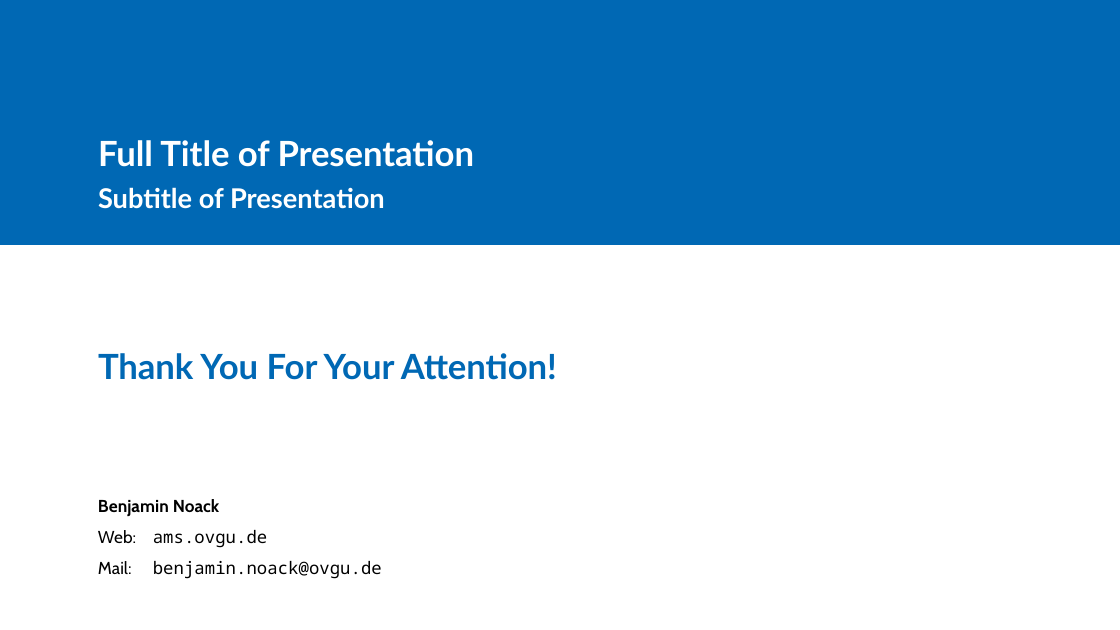
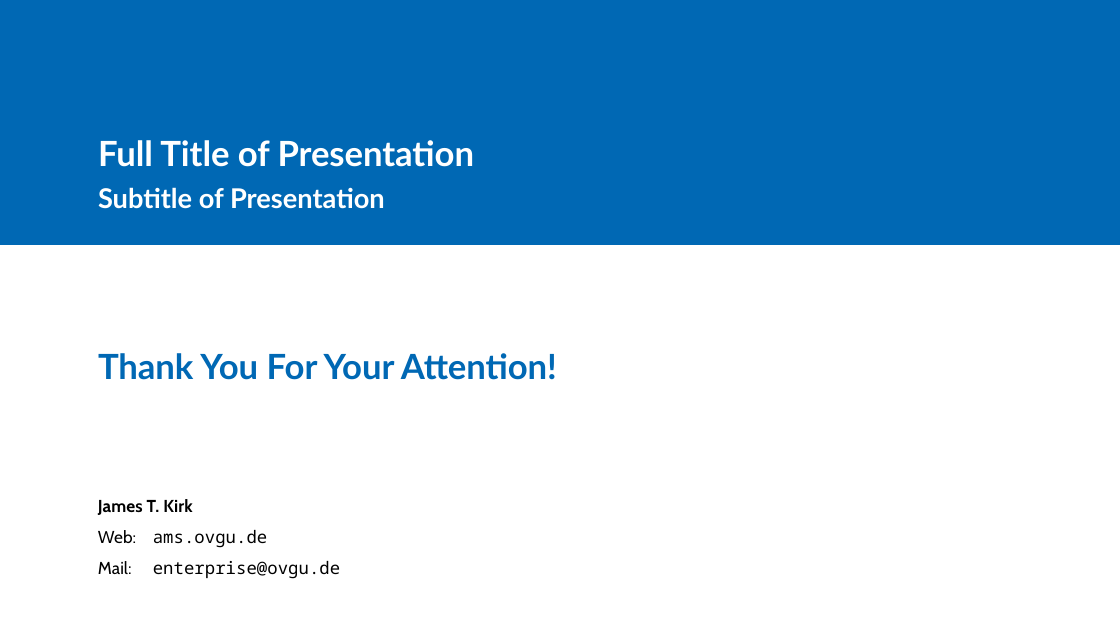
Before and after one commit to OVGU-AMS/Templates, a slide deck: slide 8 of Presentations/Powerpoint/Template.potx. Drawn at 1120x630 pixels with LibreOffice and Linux fonts; fonts in the diff are those of the drawing; background and template pictures are left out. Boxes give left, top, right and bottom in pixels: in the first picture for what was removed or moved away, otherwise in the second. Text is boxed around its words. In the diff, an @@ line names an element or a change of style, - is before the commit and + after.

```diff
--- a/Presentations/Powerpoint/Template.potx
+++ b/Presentations/Powerpoint/Template.potx
@@ text at <box>98,499,192,515</box>: text changed @@
-Benjamin Noack
+James T. Kirk
@@ text at <box>98,561,340,579</box>: text changed @@
-Mail: benjamin.noack@ovgu.de
+Mail: enterprise@ovgu.de
```
Also in this commit, not shown: 7 other slides changed, 3 other files.
